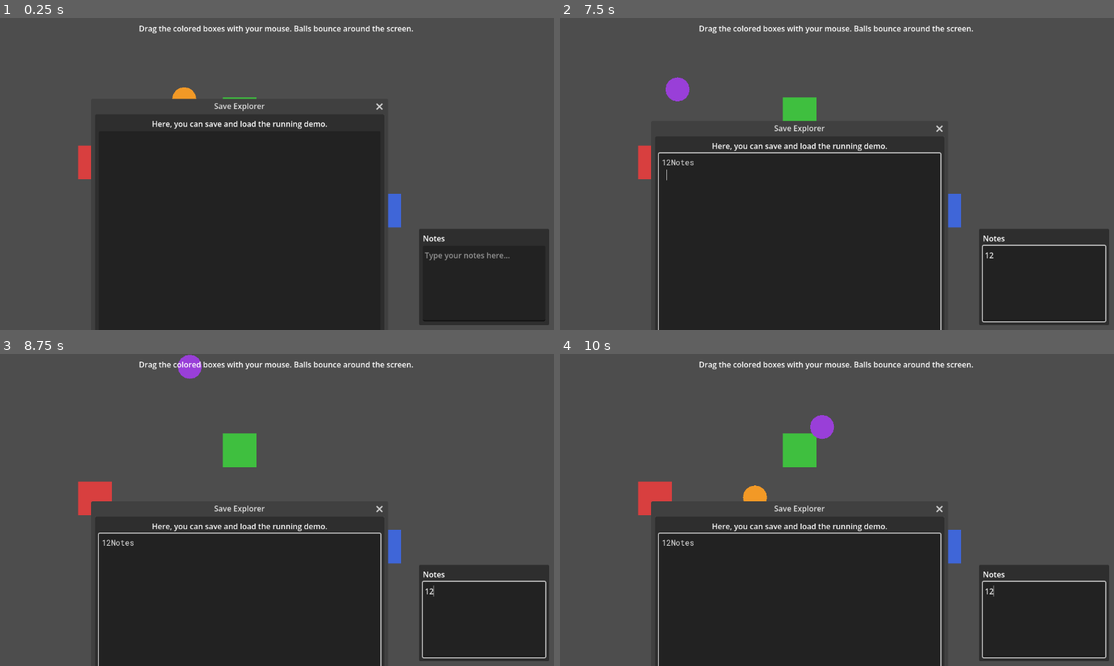
Above: before the commit, frames 1-4 (two rows, left to right).
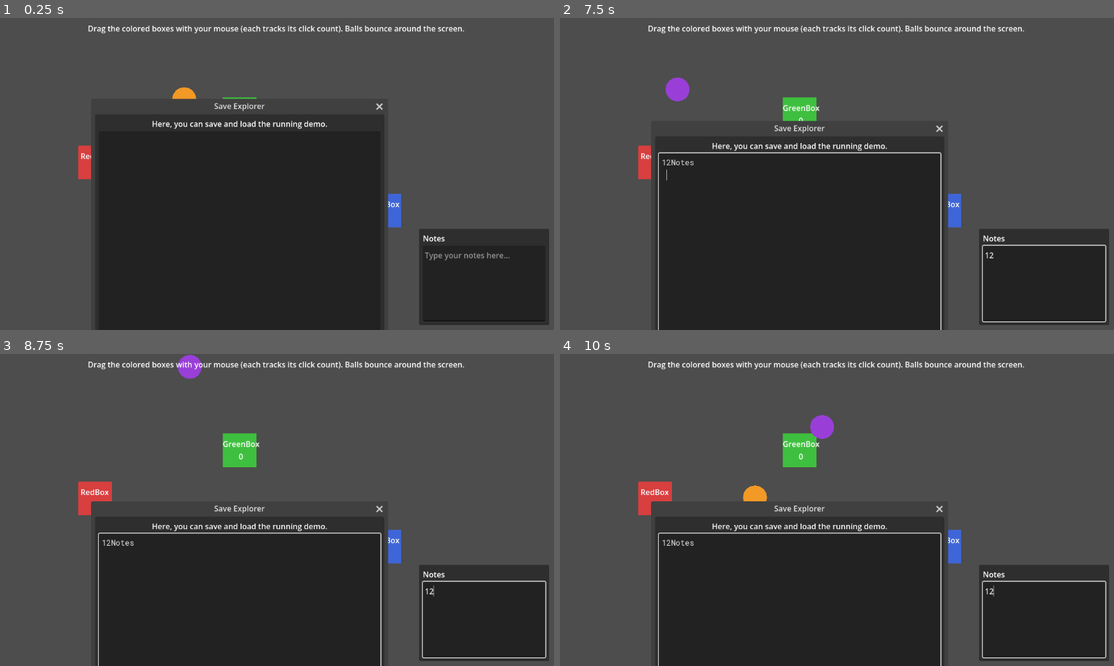
Above: after the commit, the same moments.

Repository: fernforestgames/godot-savekit
Game: Godot game, scene res://demo/demo.tscn
Two runs of this game, one before a commit and one after it. Both use one fixed random seed, a clock stepped at 60 frames per second and the inputs below.
Inputs (mouse positions are in pixels of both pictures, inside the frame that each line leads up to):
- Up to frame 1 (0.25 s): no input
- Up to frame 2 (7.5 s): click (1041, 283) at 0.52 s; type "12" at 0.6 s; click (798, 258) at 0.75 s; type "12" at 0.83 s; type "Notes" at 1.25 s; tap Enter at 2 s; drag from (654, 161) to (798, 114) at 2.02 s; tap Space at 2.75 s; drag from (798, 114) to (654, 161) at 2.77 s; move the mouse to (942, 211) at 3.52 s; tap Ctrl at 3.6 s; click (942, 211) at 3.67 s; drag from (809, 236) to (798, 114) at 4.27 s; move the mouse to (1003, 220) at 5.02 s; tap Alt at 5.1 s; click (1003, 220) at 5.17 s; drag from (670, 127) to (753, 96) at 5.77 s; move the mouse to (864, 174) at 6.52 s; hold Shift 6.53-7.25 s; click (864, 174) at 6.67 s; drag from (753, 96) to (654, 161) at 7.27 s
- Up to frame 3 (8.75 s): move the mouse to (398, 494) at 8.02 s; tap Ctrl at 8.1 s; click (398, 494) at 8.17 s
- Up to frame 4 (10 s): drag from (726, 525) to (942, 547) at 8.77 s; move the mouse to (892, 441) at 9.52 s; tap Alt at 9.6 s; click (892, 441) at 9.67 s

The runs differ from the first frame. In frame 1, 0.8% of the frame differs, in the area x 14-84%, y 2-61%; in frame 2, 0.9%; in frame 3, 0.9%; in frame 4, 0.9%.

Commit message:
Add an example `SaveableResource` to demo

Diff:
--- /dev/null
+++ b/demo/box_data.gd
@@ -0,0 +1,6 @@
+class_name BoxData
+extends SaveableResource
+## Tracks interaction data for a draggable box, demonstrating SaveableResource usage.
+
+@export var label: String = ""
+@export var click_count: int = 0
--- a/demo/demo.tscn
+++ b/demo/demo.tscn
@@ -115,7 +115,7 @@
 offset_top = 10.0
 offset_bottom = 40.0
 grow_horizontal = 2
-text = "Drag the colored boxes with your mouse. Balls bounce around the screen."
+text = "Drag the colored boxes with your mouse (each tracks its click count). Balls bounce around the screen."
 horizontal_alignment = 1
 
 [node name="NotesPanel" type="PanelContainer" parent="UILayer" unique_id=909757285]
--- a/demo/draggable.gd
+++ b/demo/draggable.gd
@@ -1,7 +1,26 @@
 extends Area2D
+
+const Deserializer := preload("res://addons/savekit/deserializer.gd")
+
+## Each box owns a BoxData resource that tracks its click count. This demonstrates how SaveableResources are serialized alongside nodes.
+@export var data: BoxData
 
 var _dragging: bool = false
 var _drag_offset: Vector2 = Vector2.ZERO
+var _count_label: Label
+
+func _ready() -> void:
+	if not data:
+		data = BoxData.new()
+		data.label = name
+
+	_count_label = Label.new()
+	_count_label.horizontal_alignment = HORIZONTAL_ALIGNMENT_CENTER
+	_count_label.vertical_alignment = VERTICAL_ALIGNMENT_CENTER
+	_count_label.position = Vector2(-35, -35)
+	_count_label.size = Vector2(70, 70)
+	add_child(_count_label)
+	_update_label()
 
 func _input_event(_viewport: Viewport, event: InputEvent, _shape_idx: int) -> void:
 	if event is InputEventMouseButton:
@@ -9,6 +28,8 @@
 		if mb.button_index == MOUSE_BUTTON_LEFT and mb.pressed:
 			_dragging = true
 			_drag_offset = global_position - get_global_mouse_position()
+			data.click_count += 1
+			_update_label()
 
 func _input(event: InputEvent) -> void:
 	if not _dragging:
@@ -20,4 +41,10 @@
 	elif event is InputEventMouseMotion:
 		global_position = get_global_mouse_position() + _drag_offset
 
-# Uses default_save_to_dict() and default_load_from_dict()
+func load_from_dict(s: Deserializer, dict: Dictionary) -> void:
+	s.default_load_from_dict(self , dict)
+	_update_label()
+
+func _update_label() -> void:
+	if _count_label and data:
+		_count_label.text = "%s\n%d" % [data.label, data.click_count]
Not shown, added: demo/box_data.gd.uid
